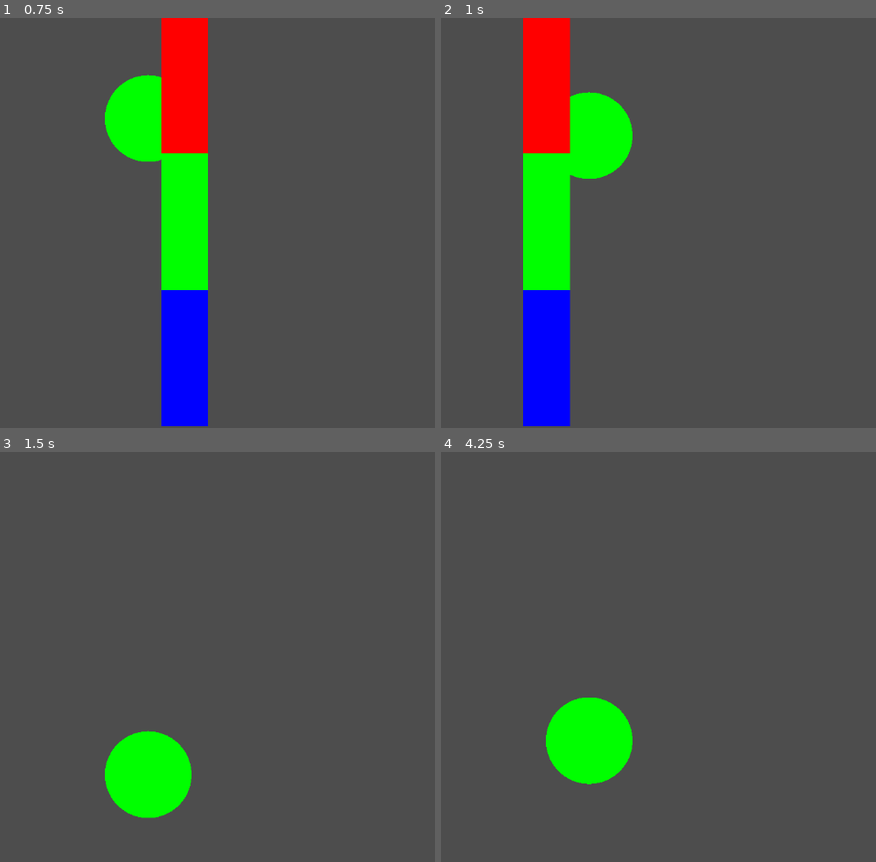
Above: before the commit, frames 1-4 (two rows, left to right).
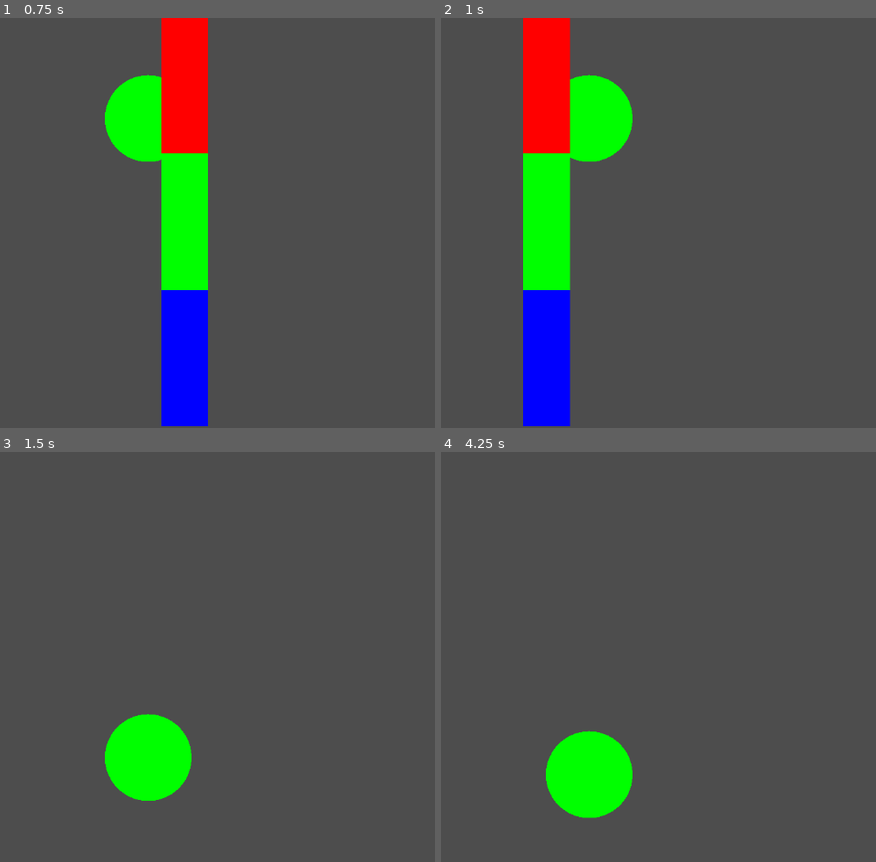
Above: after the commit, the same moments.

Repository: FantAsylum/RGBot
Game: Godot game, scene res://scenes/main_scene.tscn
The game is run twice, just before and just after one commit, with the same random seed, the same clock (stepped at 60 frames per second) and the same inputs.
Inputs:
- Up to frame 1 (0.75 s): hold W (move_up) from 0.53 s (still down)
- Up to frame 2 (1 s): keep holding W (move_up)
- Up to frame 3 (1.5 s): release W (move_up) at 1.28 s; hold S (move_down) from 1.28 s (still down)
- Up to frame 4 (4.25 s): release S (move_down) at 2.03 s; hold W (move_up) 2.03-3.53 s; hold S (move_down) from 3.53 s (still down)

Frame 1 is identical in both runs. In frame 2, 1.2% of the frame differs, in the area x 29-45%, y 13-40%; in frame 3, 1.7%; in frame 4, 3.3%, in the area x 24-45%, y 59-90%.

Commit message:
Make movement smoother

Diff:
--- a/actors/Bot.gd
+++ b/actors/Bot.gd
@@ -31,18 +31,17 @@
 	if (Input.is_action_pressed("move_down")):
 		velocity.y += base_y_velocity * VELOCITY_Y_MODIFIER
 
-	# TODO: make it smoother
-	if (velocity.y < 0 and global_position.y <= top_height):
-		velocity.y = 0
-	if (velocity.y > 0 and global_position.y >= bottom_height):
-		velocity.y = 0
-
 	if  (velocity.y == 0):
 		var diff = middle_height - global_position.y
 		if (diff > base_y_velocity / 5.):
 			velocity.y = sign(diff) * base_y_velocity * VELOCITY_Y_MODIFIER
 		else:
 			velocity.y = diff * VELOCITY_Y_MODIFIER
+
+	if (velocity.y < 0 and global_position.y <= top_height):
+		velocity.y = 0
+	if (velocity.y > 0 and global_position.y >= bottom_height):
+		velocity.y = 0
 
 	move_and_slide()
 
